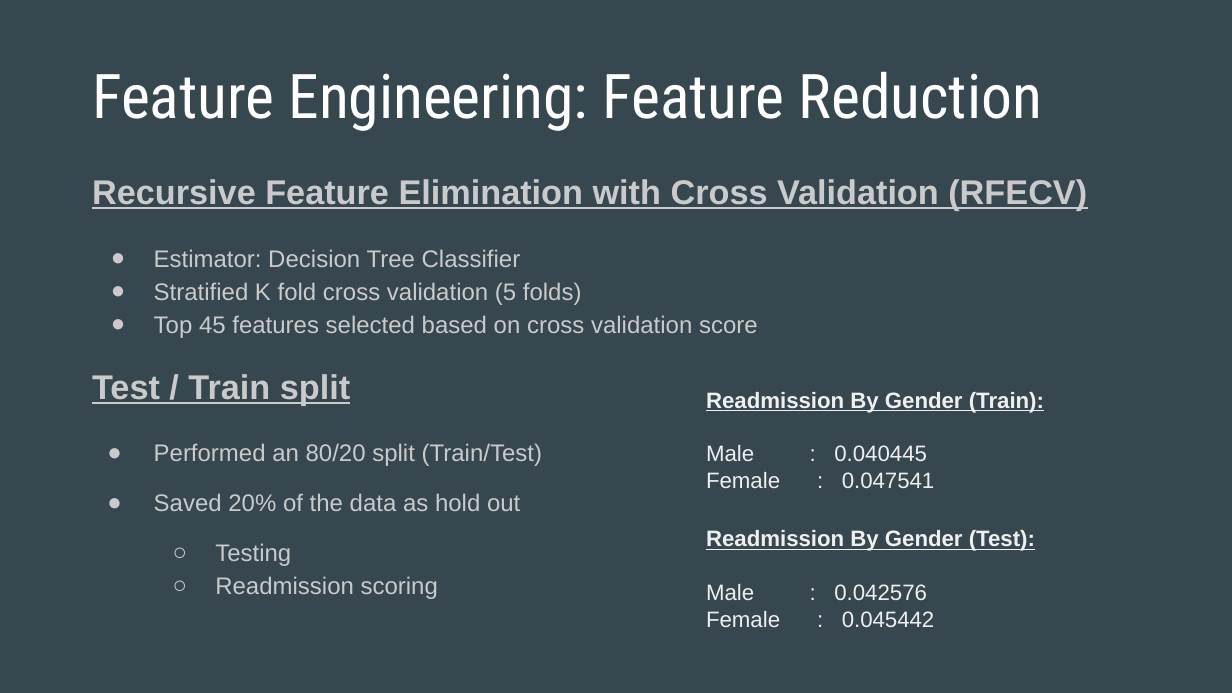
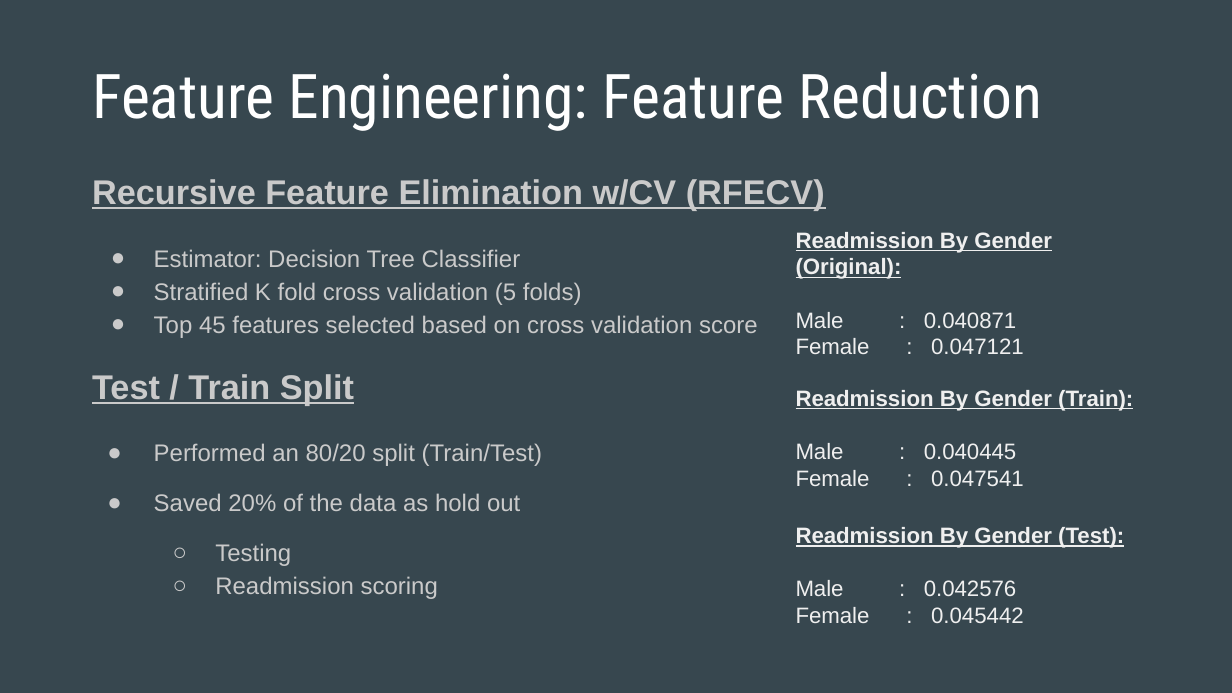
Before and after one commit to sagarwala12/HRRP, a slide deck: slide 23 of HRRP Presentation.pptx. Drawn at 1232x693 pixels with LibreOffice and Linux fonts; fonts in the diff are those of the drawing. Boxes give left, top, right and bottom in pixels: in the first picture for what was removed or moved away, otherwise in the second. Text is boxed around its words. In the diff, an @@ line names an element or a change of style, - is before the commit and + after.

```diff
--- a/HRRP Presentation.pptx
+++ b/HRRP Presentation.pptx
@@ text at bbox=[92, 179, 825, 211]: text changed @@
-Recursive Feature Elimination with Cross Validation (RFECV)
+Recursive Feature Elimination w/CV (RFECV)
@@ text added at bbox=[796, 232, 1052, 354], 13 pt, text #EFEFEF, bold, underline @@
+Readmission By Gender (Original):
+Male : 0.040871
+Female. : 0.047121
@@ text at bbox=[92, 374, 354, 405]: text changed @@
-Test / Train split
+Test / Train Split
@@ text "Readmission By Gender (Train):": place and size @@
-text "Readmission By Gender (Train):" at bbox=[706, 392, 1044, 488]
+text "Readmission By Gender (Train):" at bbox=[796, 390, 1133, 486]
@@ text "Readmission By Gender (Test):": place and size @@
-text "Readmission By Gender (Test):" at bbox=[706, 530, 1035, 627]
+text "Readmission By Gender (Test):" at bbox=[796, 527, 1124, 623]
```
Also in this commit, not shown: 14 other slides changed, 5 slides added, 5 slides removed.
